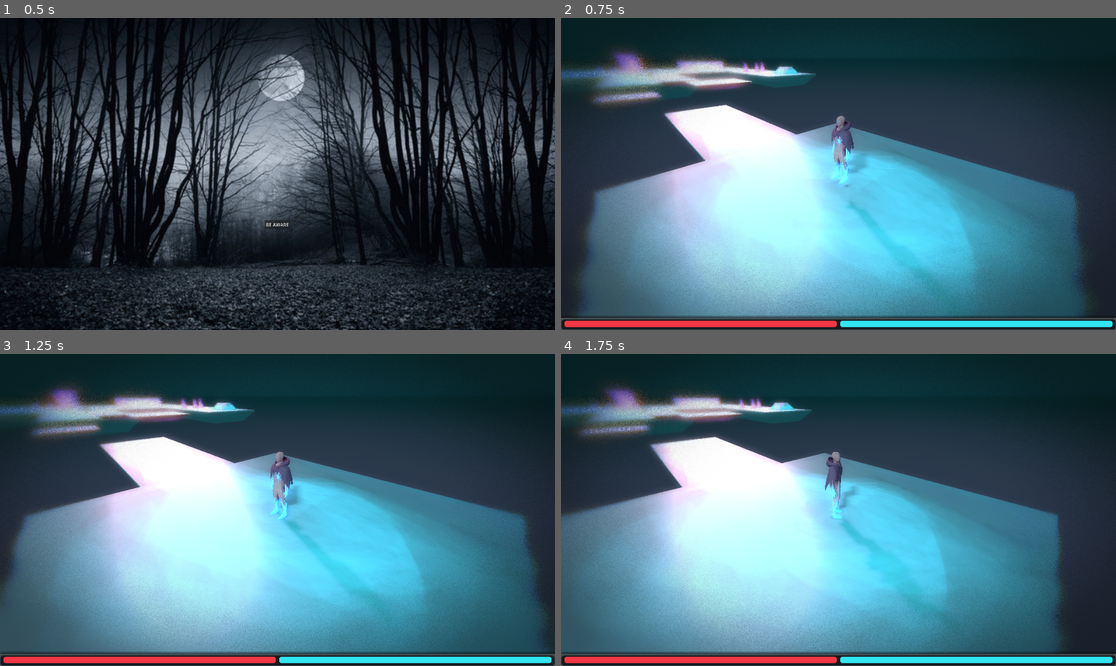
Above: before the commit, frames 1-4 (two rows, left to right).
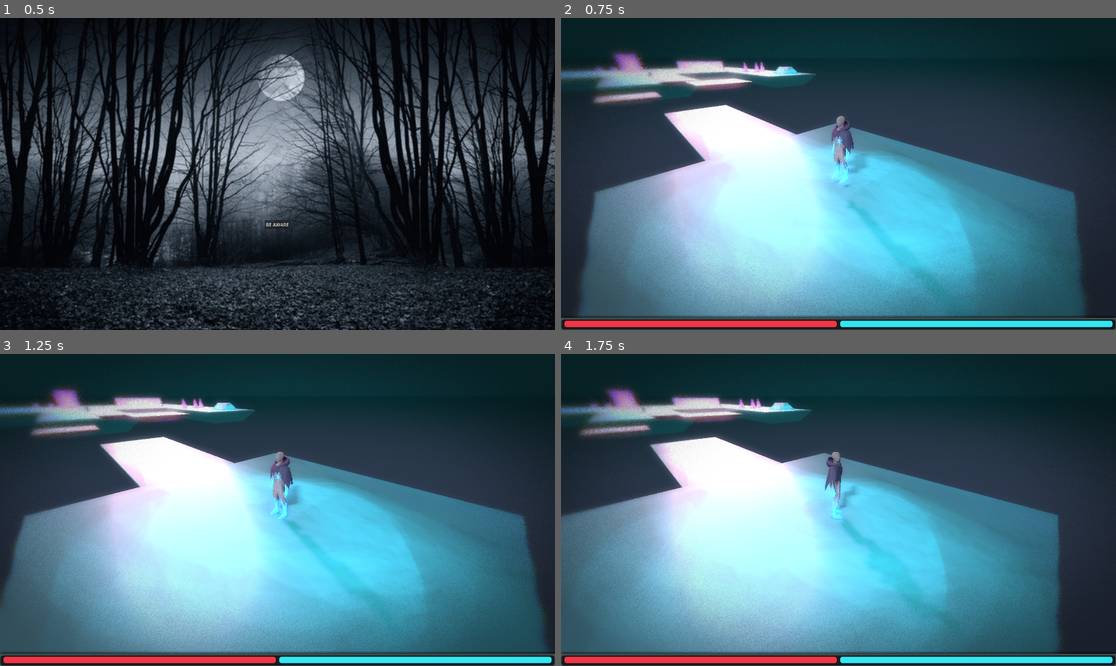
Above: after the commit, the same moments.

Repository: 1p22geo/AWARE_v0
Game: Godot game, scene res://scenes/UI/MainMenu/MainMenu.tscn
Same seed, same stepped clock (60 frames per second), same inputs: the game is played once before the commit and once after it.
Inputs (mouse positions are in pixels of both pictures, inside the frame that each line leads up to):
- Up to frame 1 (0.5 s): no input
- Up to frame 2 (0.75 s): click "BE AWARE" at 0.5 s
- Up to frame 3 (1.25 s): no input
- Up to frame 4 (1.75 s): tap Enter at 1.25 s; move the mouse to (960, 494) at 1.27 s; hold D (move_right) from 1.28 s (still down); hold Shift from 1.28 s (still down); click (960, 494) at 1.42 s; tap Space (jump) at 1.52 s

Frame 1 is identical in both runs. In frame 2, 0.9% of the frame differs, in the area x 0-94%, y 11-92%; in frame 3, 0.9%; in frame 4, 0.9%.

Commit message:
fix: adjust shader intensity

Diff:
--- a/scenes/levels/world.tscn
+++ b/scenes/levels/world.tscn
@@ -8,7 +8,7 @@
 
 [sub_resource type="ShaderMaterial" id="ShaderMaterial_glitch"]
 shader = ExtResource("4_glitch")
-shader_parameter/strength = 1.6
+shader_parameter/strength = 0.7
 shader_parameter/speed = 2.0
 shader_parameter/edge_start = 0.4
 shader_parameter/vignette_intensity = 0.45
